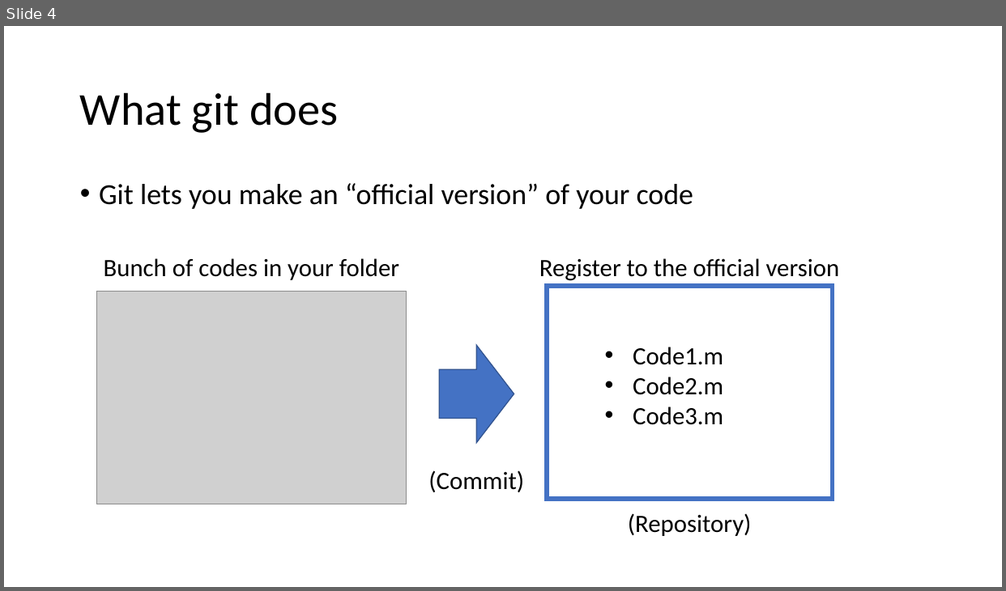
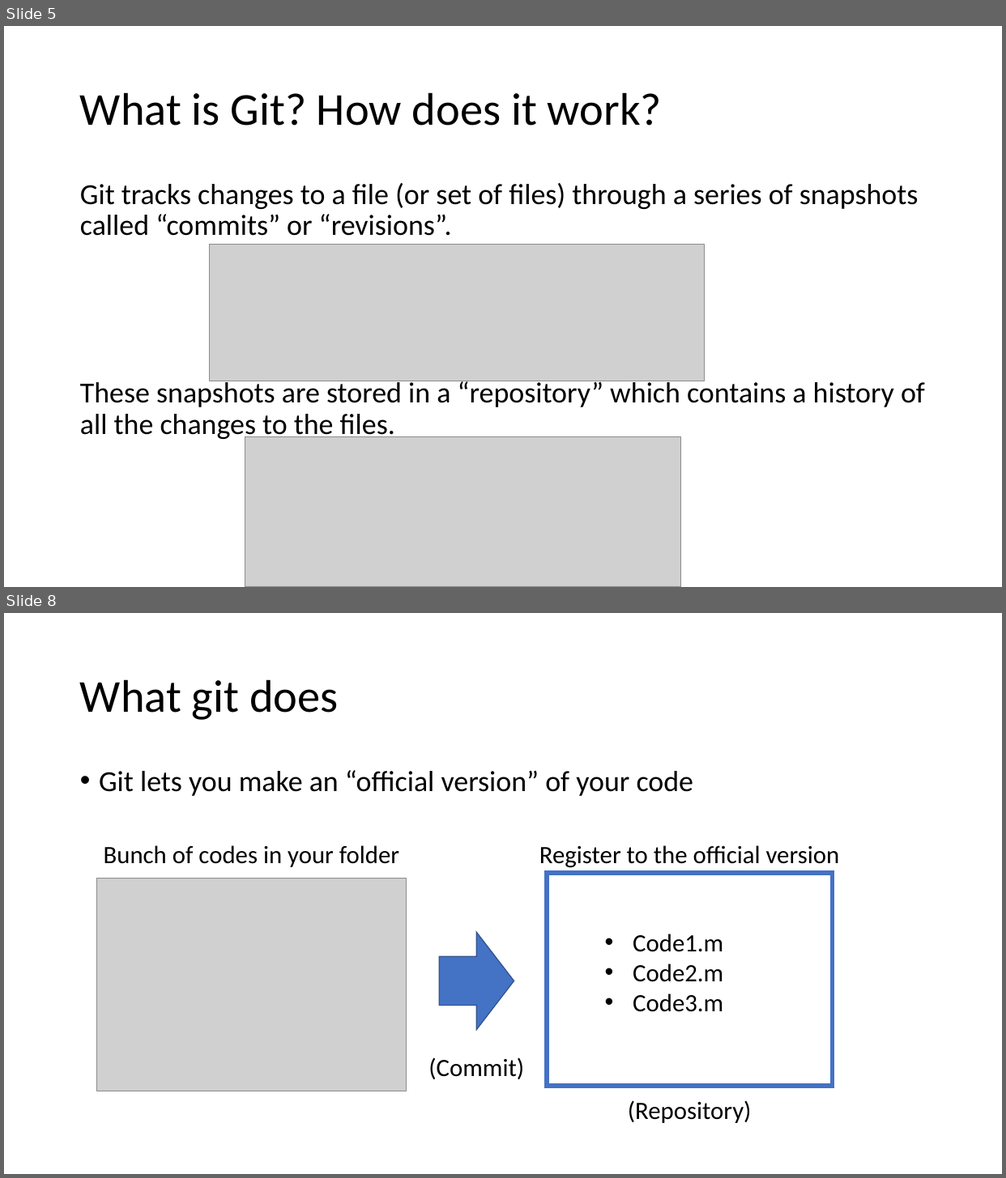
Before and after one commit to vibhaannaswamy/INP_Git_Intro_forked, a slide deck: slides/GitHubIntro_2021.pptx. Shown one above the other, each under a label of ours: slide 4 before the commit, slides 5 and 8 after it; the slides between them are not shown. The pictures are 1006x591 and 1006x1178 pixels, drawn with LibreOffice and Linux fonts; fonts in the diff are those of the drawing; grey boxes stand for pictures. Boxes give left, top, right and bottom in pixels: in the first picture for what was removed or moved away, otherwise in the second. Text is boxed around its words. In the diff, an @@ line names an element or a change of style, - is before the commit and + after.

```diff
--- a/slides/GitHubIntro_2021.pptx
+++ b/slides/GitHubIntro_2021.pptx
@@ slide 5 added at <box>4,26,1002,587</box>, background #FFFFFF @@
@@ title added at <box>80,92,662,126</box>, 44 pt, text #000000 @@
+What is Git? How does it work?
@@ text added at <box>80,183,925,442</box>, 28 pt, text #000000 @@
+Git tracks changes to a file (or set of files) through a series of snapshots called “commits” or “revisions”.
+These snapshots are stored in a “repository” which contains a history of all the changes to the files.
@@ picture added at <box>209,245,705,382</box> @@
@@ picture added at <box>245,437,681,587</box> @@
@@ what was slide 4 is now slide 8 @@
```
Also in this commit, not shown: 3 slides changed, 3 other slides added, 3 other files.
